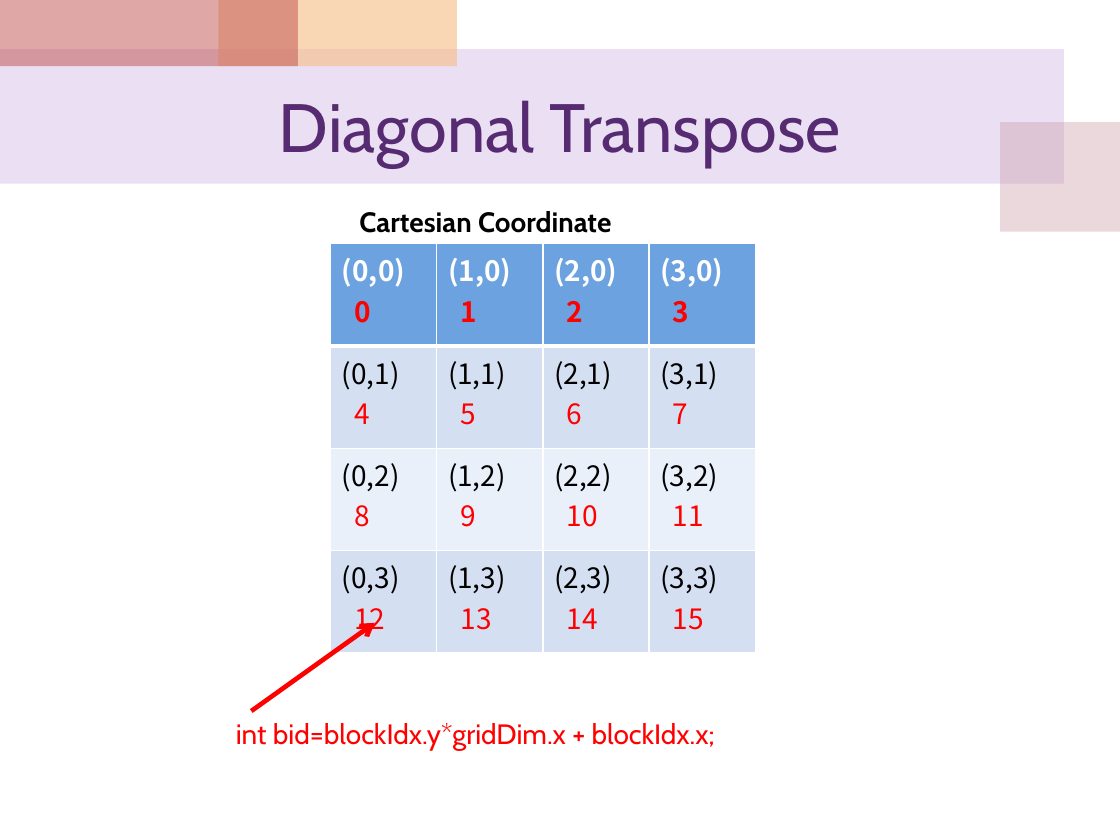
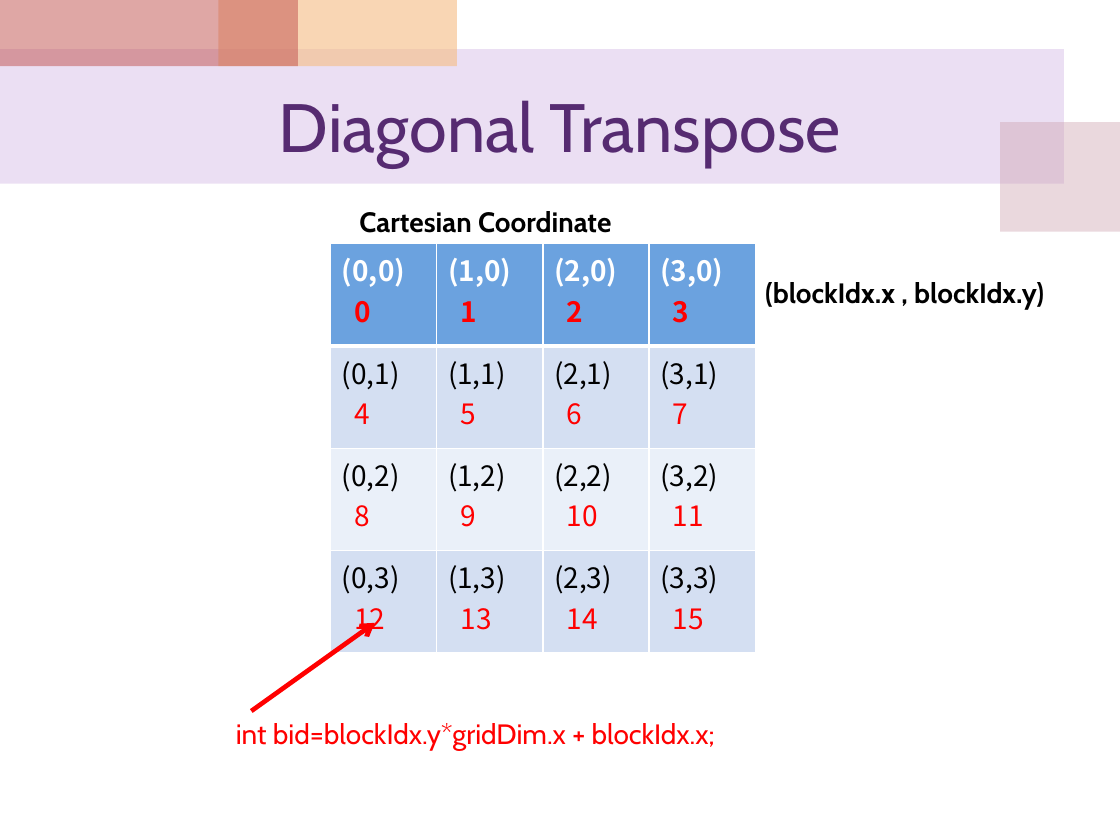
Before and after one commit to cocojk/major, a slide deck: slide 28 of gpu/EE817 Lecture 6 CUDA Global Memory.pptx. Drawn at 1120x840 pixels with LibreOffice and Linux fonts; fonts in the diff are those of the drawing. Boxes give left, top, right and bottom in pixels: in the first picture for what was removed or moved away, otherwise in the second. Text is boxed around its words. In the diff, an @@ line names an element or a change of style, - is before the commit and + after.

```diff
--- a/gpu/EE817 Lecture 6 CUDA Global Memory.pptx
+++ b/gpu/EE817 Lecture 6 CUDA Global Memory.pptx
@@ text added at box(765, 282, 1044, 310), 18 pt, text #000000, bold @@
+(blockIdx.x , blockIdx.y)
```
Also in this commit, not shown: 1 other slide changed, 1 other file.
